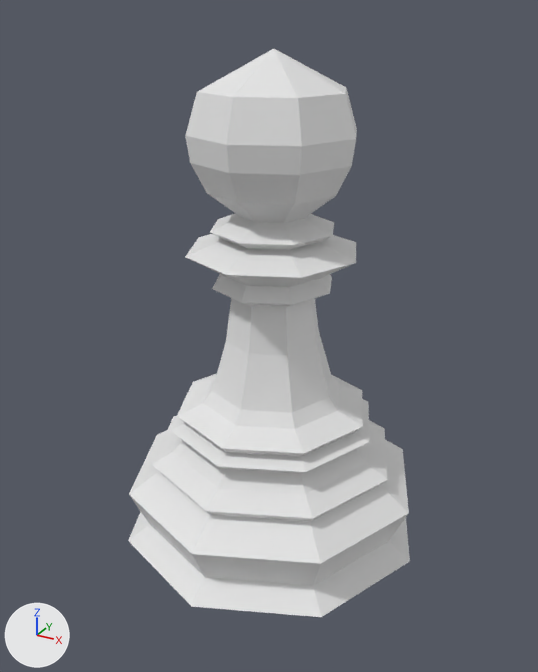
What one commit did to the Blender file Chess Set/Models/Pawn.blend.
The view is the same before and after, from a camera (50 mm lens) standing at (0.0286, -0.0527, 0.0483) and looking at (-0.0001, -0.0006, 0.0223). Arrows for +X, +Y and +Z are at lower left; the lights stay in place.

Names of what the first picture shows: 'Pawn'.
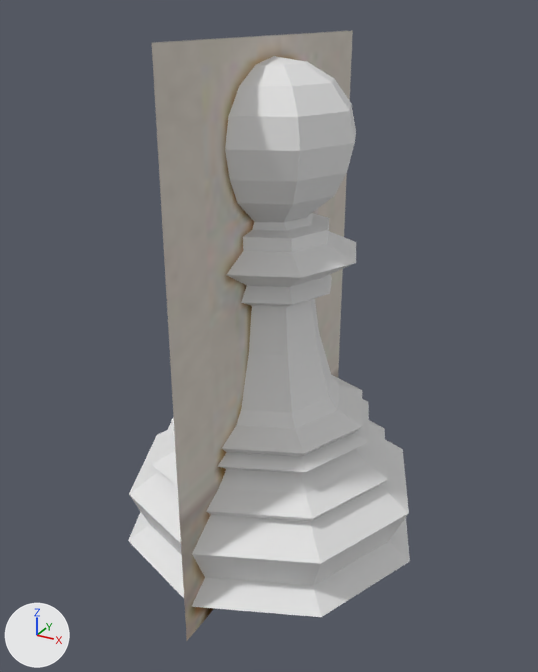
Commit message: Modified Pawn and Finished..

What differs and where, as boxes (x1, y1, x2, y2) in the pictures (538 x 672 px):
```json
{"object": "Pawn", "change": "reshaped", "before": [128, 49, 410, 617], "after": [128, 56, 410, 617]}
{"object": "Colombian Pawn", "change": "shown", "after": [152, 30, 353, 641]}
{"part": 1, "of": "me_cylinder_001", "change": "built on", "before": [185, 49, 356, 278], "after": [225, 56, 356, 278]}
```

The change, as JSON lines over the scene's bpy script:
```json
{"block": "me_cylinder_001", "where": "# used by ob_pawn; location = (0.0, 0.0, 0.0)"}
{"op": "remove", "block": "me_cylinder_001", "code": "me_cylinder_001.from_pydata(...)  # 217 vertices, 217 faces; spans x -0.014..0.014, y -0.014..0.014, z 0.0..0.0456"}
{"op": "add", "block": "me_cylinder_001", "code": "me_cylinder_001.from_pydata(...)  # 225 vertices, 225 faces; spans x -0.014..0.014, y -0.014..0.014, z 0.0..0.0451"}
{"block": "me_cylinder_001", "change": "me_cylinder_001 part 1"}
{"block": "me_cylinder_001", "change": "1 vertex is removed from x 0.0, y 0.0, z 0.0456"}
{"block": "me_cylinder_001", "change": "8 faces are deleted"}
{"block": "me_cylinder_001", "change": "72 vertices move from x -0.007..0.007, y -0.007..0.007, z 0.0312..0.0426 to x -0.0069..0.0069, y -0.0072..0.0072, z 0.0311..0.0433"}
{"block": "me_cylinder_001", "change": "9 vertices are added at x -0.0026..0.0026, y -0.0027..0.0027, z 0.0446..0.0451"}
{"block": "me_cylinder_001", "change": "16 new faces join them"}
{"op": "remove", "block": "ob_colombian_pawn", "code": "ob_colombian_pawn.hide_set(True)"}
```
